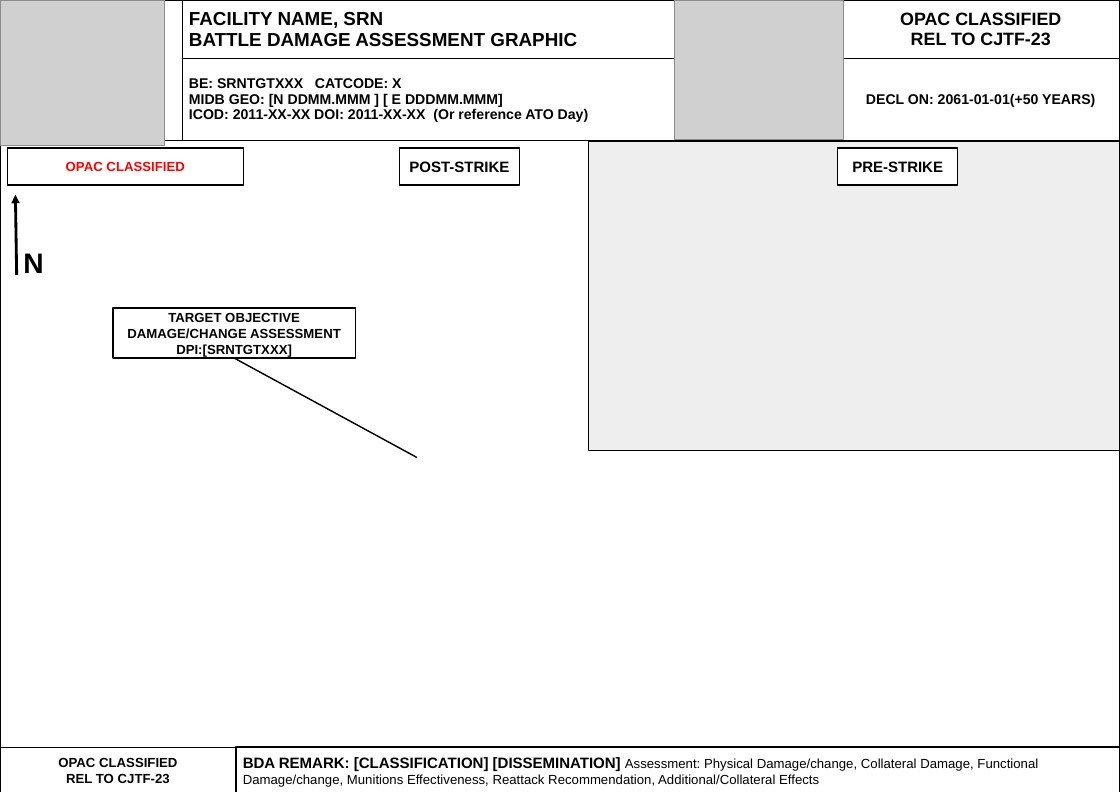
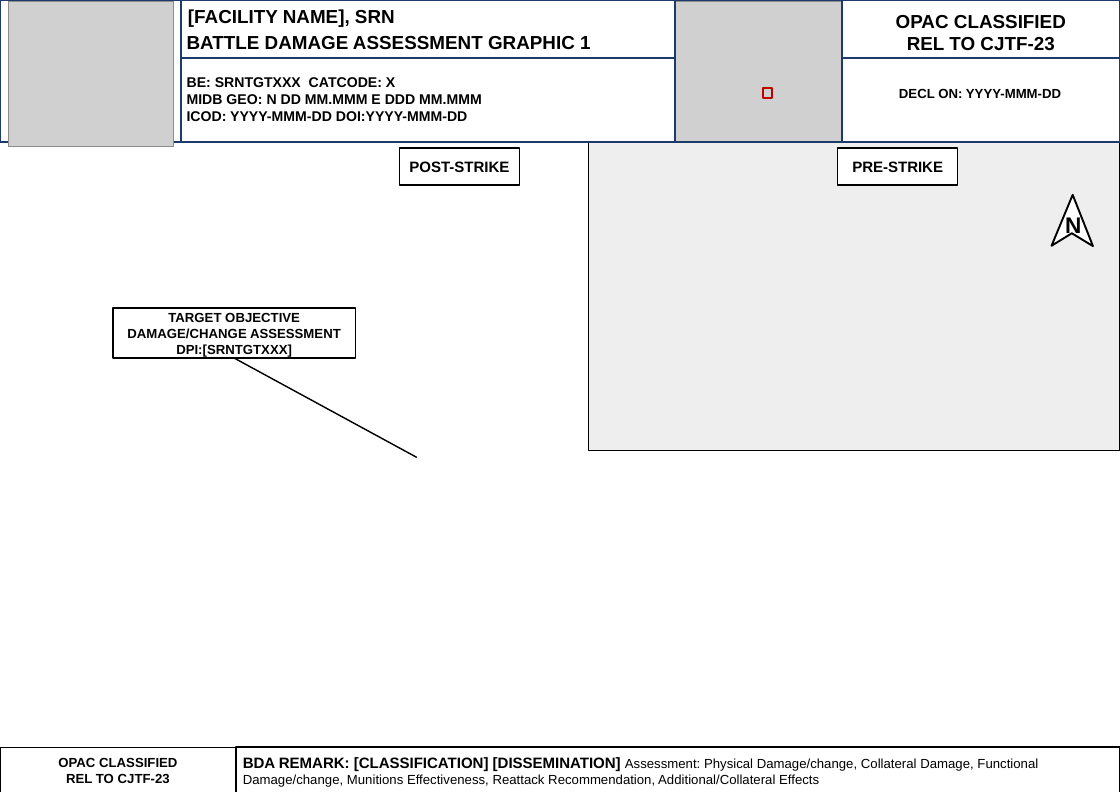
Before and after one commit to 132nd-vWing/OPAT-background, a slide deck: slide 8 of INTEL/Target Folders/OPAC VIS Template - Target Folder.pptx. Drawn at 1120x792 pixels with LibreOffice and Linux fonts; fonts in the diff are those of the drawing; grey boxes stand for pictures. Boxes give left, top, right and bottom in pixels: in the first picture for what was removed or moved away, otherwise in the second. Text is boxed around its words. In the diff, an @@ line names an element or a change of style, - is before the commit and + after.

```diff
--- a/INTEL/Target Folders/OPAC VIS Template - Target Folder.pptx
+++ b/INTEL/Target Folders/OPAC VIS Template - Target Folder.pptx
@@ table removed at [0, 0, 1120, 792], 3 rows, 4 columns @@
- | FACILITY NAME, SRN / BATTLE DAMAGE ASSESSMENT GRAPHIC | MAP / OVERVIEW | OPAC CLASSIFIED / REL TO CJTF-23
- | BE: SRNTGTXXX CATCODE: X / MIDB GEO: [N DDMM.MMM ] [ E DDDMM.MMM] / ICOD: 2011-XX-XX DOI: 2011-XX-XX (Or reference ATO Day) |  | DECL ON: 2061-01-01(+50 YEARS)
- |  |  | 
@@ picture: place and size @@
-picture at [0, 0, 165, 145]
+picture at [8, 1, 173, 146]
@@ text added at [187, 36, 590, 50], 20 pt, text #000000, bold @@
+BATTLE DAMAGE ASSESSMENT GRAPHIC 1
@@ group added at [0, 0, 1120, 142]: 7 rectangles, 4 texts @@
+[FACILITY NAME], SRN
+BE: SRNTGTXXX CATCODE: X
+MIDB GEO: N DD MM.MMM E DDD MM.MMM
+ICOD: YYYY-MMM-DD DOI:YYYY-MMM-DD
+OPAC CLASSIFIED
+REL TO CJTF-23
+DECL ON: YYYY-MMM-DD
@@ rectangle removed at [7, 148, 243, 186] @@
-OPAC CLASSIFIED
@@ arrow removed from (17, 275) to (16, 195) @@
@@ freeform shape added at [1052, 195, 1093, 247], fill #FFFFFF, outline #000000 2 pt @@
@@ text "N": place and size @@
-text "N" at [23, 253, 43, 273]
+text "N" at [1065, 215, 1081, 238]
@@ text "N" at [1065, 215, 1081, 238]: size 30 to 24 pt @@
```
Also in this commit, not shown: 13 other slides changed.
